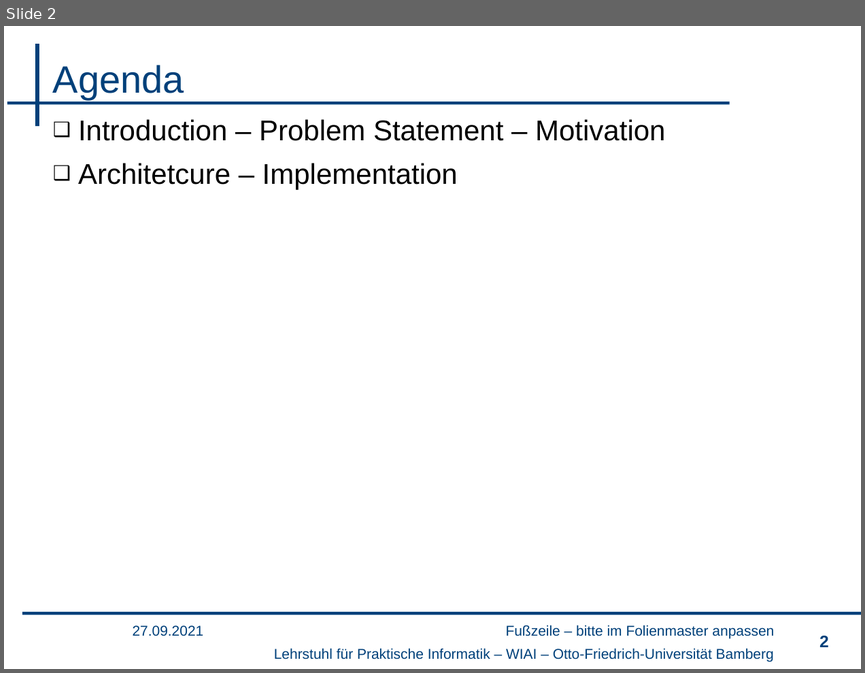
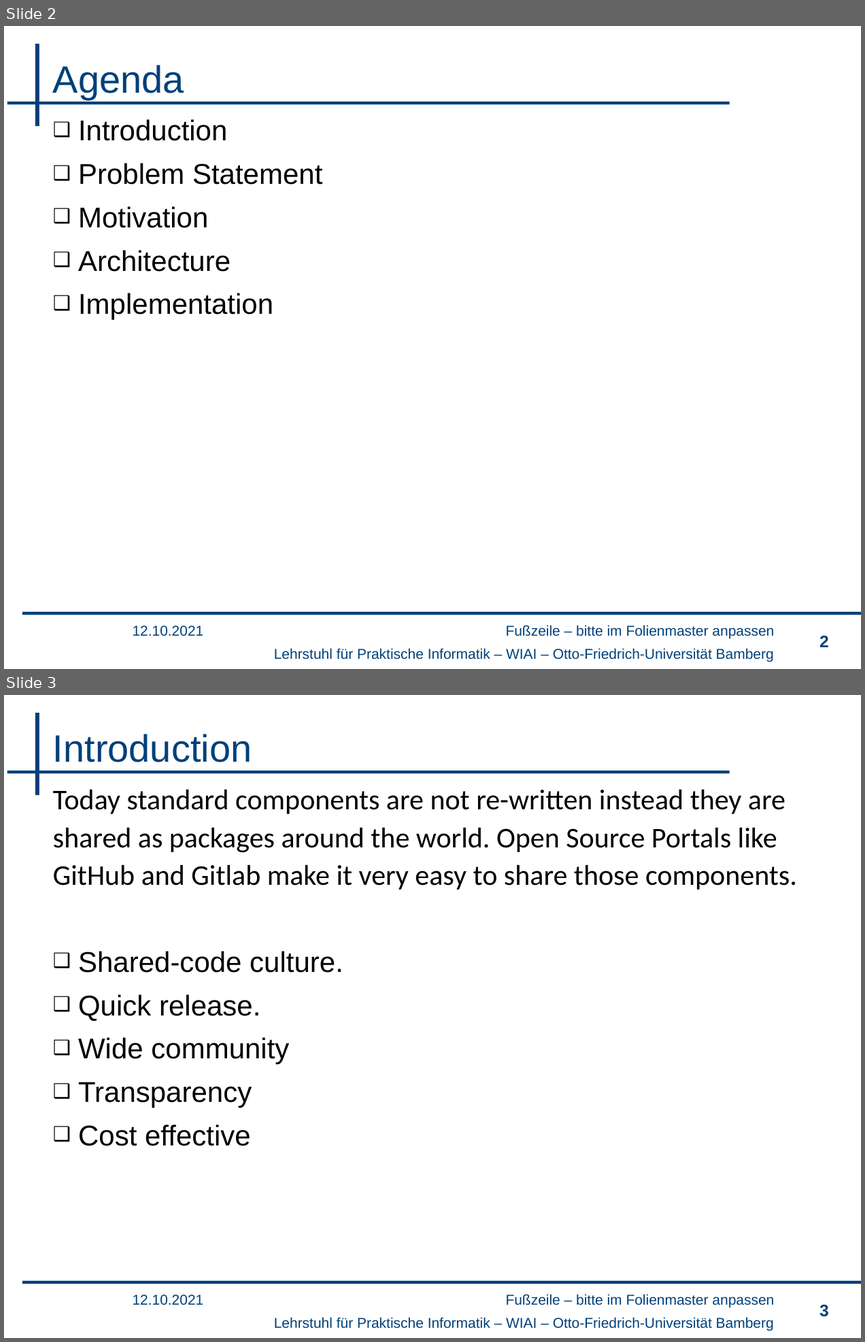
Before and after one commit to rhari26/thesis, a slide deck: Open-Source Software Discovery and Vulnerability Analysis.pptx. Shown one above the other, each under a label of ours: slide 2 before the commit, slides 2 and 3 after it. The pictures are 865x673 and 865x1342 pixels, drawn with LibreOffice and Linux fonts; fonts in the diff are those of the drawing; background and template pictures are left out. Boxes give left, top, right and bottom in pixels: in the first picture for what was removed or moved away, otherwise in the second. Text is boxed around its words. In the diff, an @@ line names an element or a change of style, - is before the commit and + after.

```diff
--- a/Open-Source Software Discovery and Vulnerability Analysis.pptx
+++ b/Open-Source Software Discovery and Vulnerability Analysis.pptx
@@ slide 3 added at box(4, 695, 861, 1338), background #FFFFFF; not listed: 5 template elements that a slide beside it also shows @@
@@ title added at box(53, 734, 252, 762), 32 pt, text #00407A @@
+Introduction
@@ text added at box(53, 789, 797, 1146), 24 pt, text #000000 @@
+Today standard components are not re-written instead they are shared as packages around the world. Open Source Portals like GitHub and Gitlab make it very easy to share those components.
+❑ Shared-code culture.
+❑ Quick release.
+❑ Wide community
+❑ Transparency
+❑ Cost effective
@@ text added at box(133, 1294, 204, 1305), 12 pt, text #00407A @@
+12.10.2021
@@ page number added at box(819, 1304, 829, 1317), 14 pt, text #00407A @@
+3
@@ slide 2 changed as well @@
@@ text at box(78, 119, 322, 320): text changed @@
-❑ Introduction – Problem Statement – Motivation
-❑ Architetcure – Implementation
+❑ Introduction
+❑ Problem Statement
+❑ Motivation
+❑ Architecture
+❑ Implementation
@@ text at box(133, 625, 204, 636): text changed @@
-27.09.2021
+12.10.2021
```
Also in this commit, not shown: 1 other slide changed, 10 other slides added.
